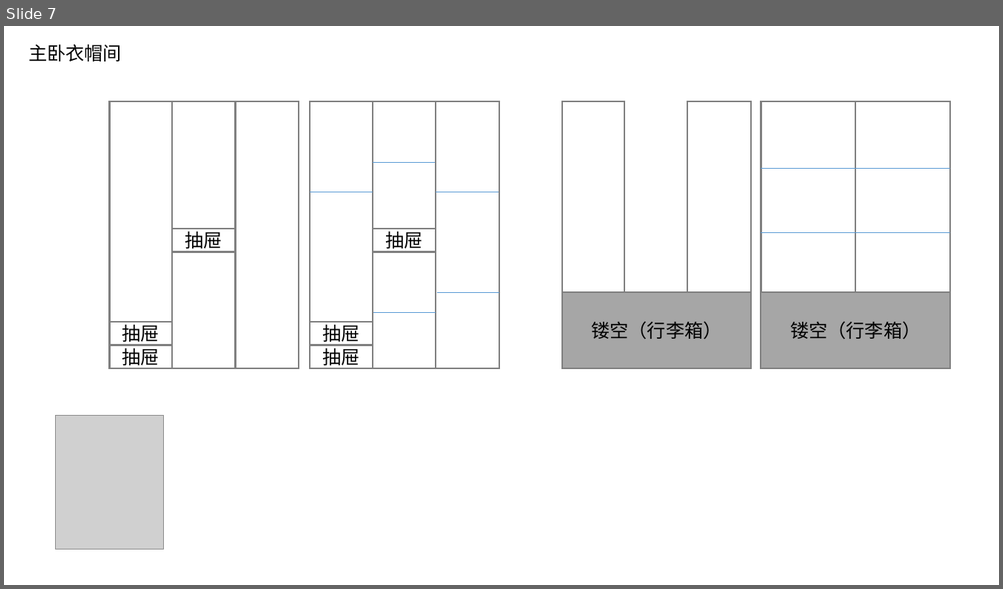
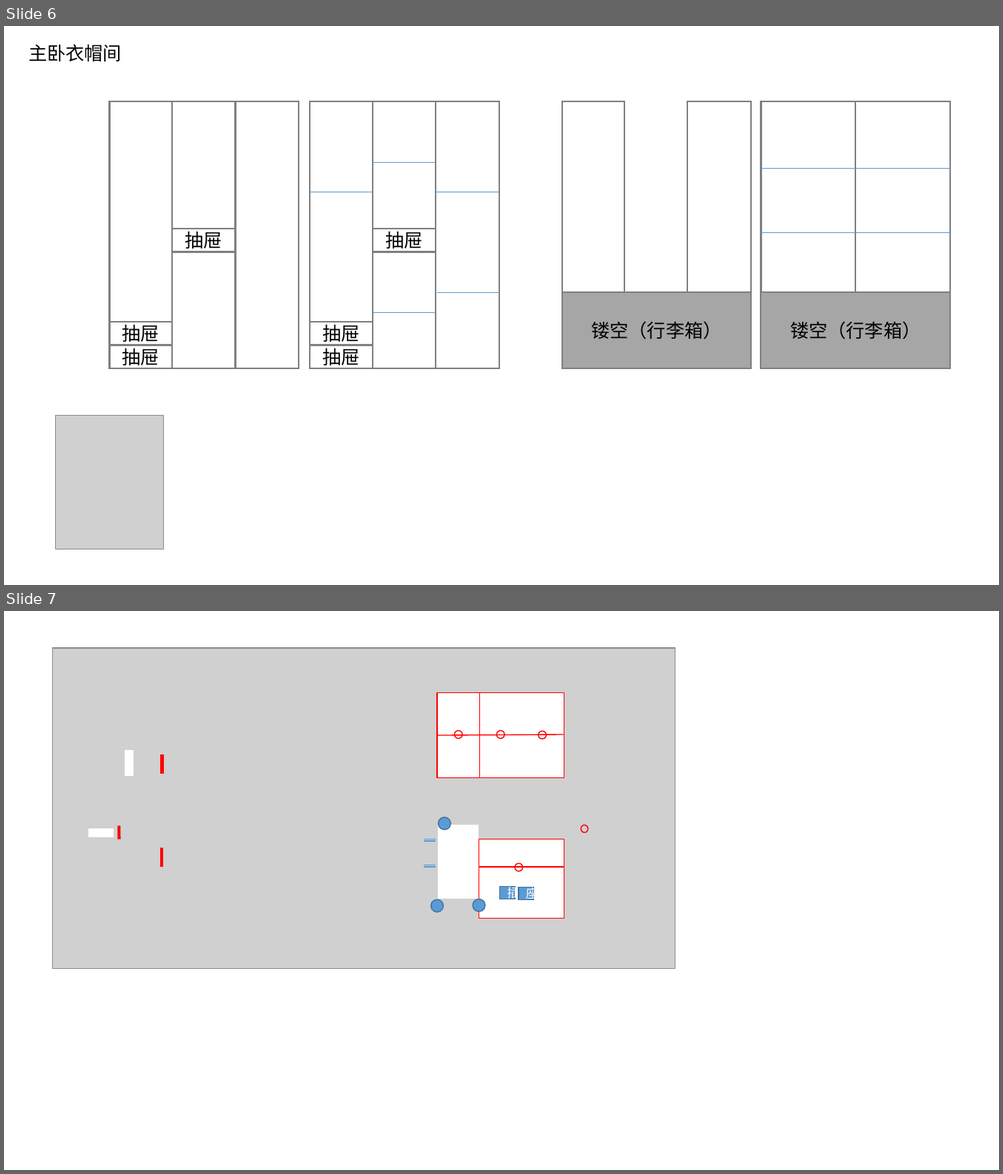
Before and after one commit to lxy0922/Zhuangxiu, a slide deck: 户型规划.pptx. Shown one above the other, each under a label of ours: slide 7 before the commit, slides 6 and 7 after it. The pictures are 1003x589 and 1003x1174 pixels, drawn with LibreOffice and Linux fonts; fonts in the diff are those of the drawing; grey boxes stand for pictures. Boxes give left, top, right and bottom in pixels: in the first picture for what was removed or moved away, otherwise in the second. Text is boxed around its words. In the diff, an @@ line names an element or a change of style, - is before the commit and + after.

```diff
--- a/户型规划.pptx
+++ b/户型规划.pptx
@@ slide 7 added at (4,611,999,1170), background #FFFFFF @@
@@ picture added at (53,648,674,969) @@
@@ rectangle added at (437,693,563,778), fill #FFFFFF, outline #FF0000 1 pt @@
@@ line added from (479, 693) to (479, 778), #FF0000 1 pt @@
@@ line added from (437, 735) to (563, 735), #FF0000 1 pt @@
@@ ellipse added at (455,730,463,738), outline #FF0000 1 pt @@
@@ ellipse added at (496,730,505,738), outline #FF0000 1 pt @@
@@ ellipse added at (538,731,546,739), outline #FF0000 1 pt @@
@@ rectangle added at (125,752,132,776), fill #FFFFFF, outline #FFFFFF 1 pt @@
@@ line added from (162, 755) to (162, 774), #FF0000 3 pt @@
@@ rectangle added at (88,829,114,837), fill #FFFFFF, outline #FFFFFF 1 pt @@
@@ line added from (119, 826) to (119, 840), #FF0000 3 pt @@
@@ rectangle added at (438,825,478,898), fill #FFFFFF, outline #FFFFFF 1 pt @@
@@ ellipse added at (438,817,451,830), fill #5B9BD5, outline #43739E 1 pt @@
@@ ellipse added at (580,825,588,832), outline #FF0000 1 pt @@
@@ line added from (162, 849) to (162, 867), #FF0000 3 pt @@
@@ line added from (424, 840) to (435, 840), #5B9BD5 1 pt @@
@@ line added from (424, 842) to (435, 842), #5B9BD5 1 pt @@
@@ rectangle added at (478,840,563,918), fill #FFFFFF, outline #FF0000 1 pt @@
@@ line added from (424, 866) to (435, 866), #5B9BD5 1 pt @@
@@ line added from (424, 867) to (435, 867), #5B9BD5 1 pt @@
@@ line added from (478, 867) to (563, 867), #FF0000 1 pt @@
@@ ellipse added at (515,864,523,872), outline #FF0000 1 pt @@
@@ ellipse added at (472,899,485,911), fill #5B9BD5, outline #43739E 1 pt @@
@@ rectangle added at (499,887,515,900), fill #5B9BD5, outline #43739E 1 pt, 12 pt, text #FFFFFF @@
+插
@@ rectangle added at (519,888,534,900), fill #5B9BD5, outline #43739E 1 pt, 12 pt, text #FFFFFF @@
+座
@@ ellipse added at (431,900,444,912), fill #5B9BD5, outline #43739E 1 pt @@
@@ what was slide 7 is now slide 6 @@
```
Also in this commit, not shown: 3 slides changed, 4 other slides added, 4 slides removed, 2 other files.
